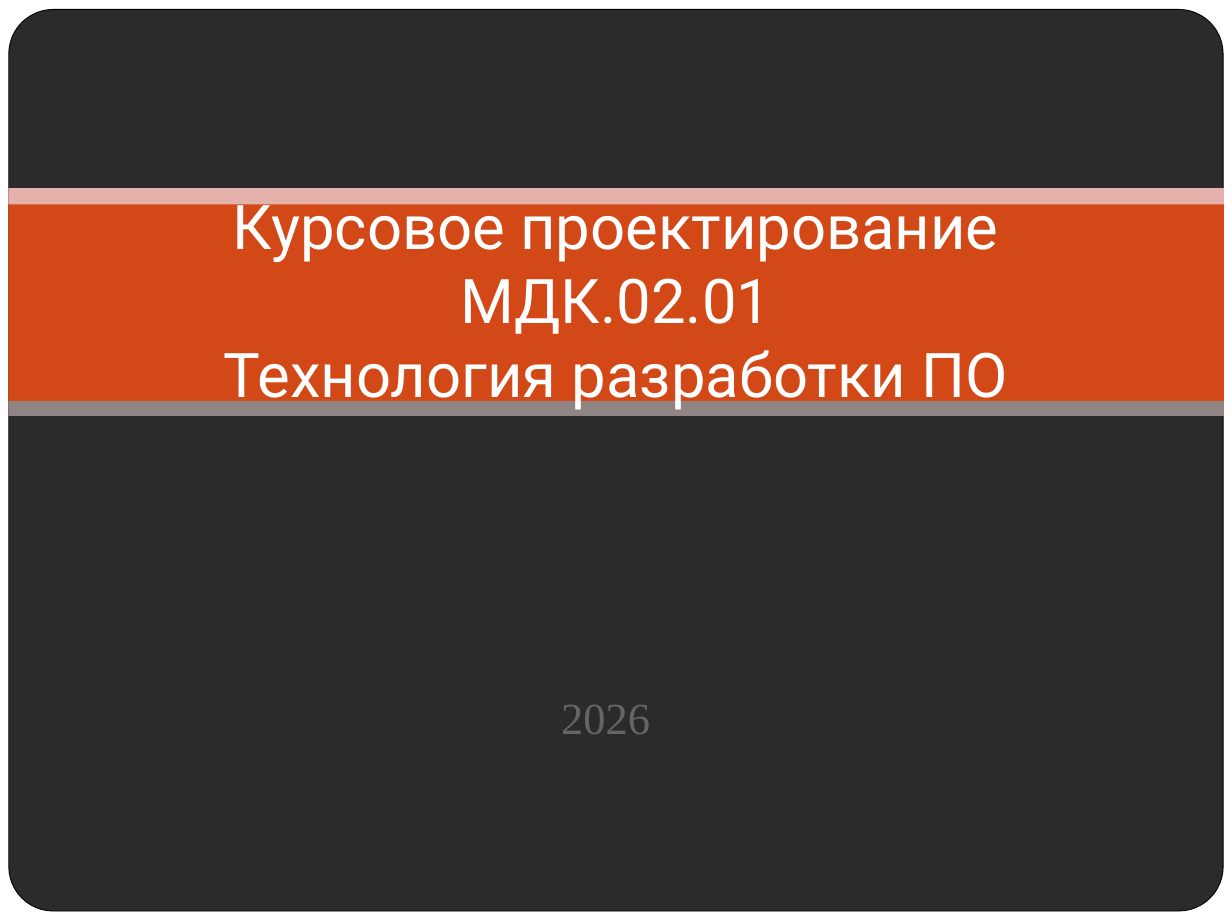
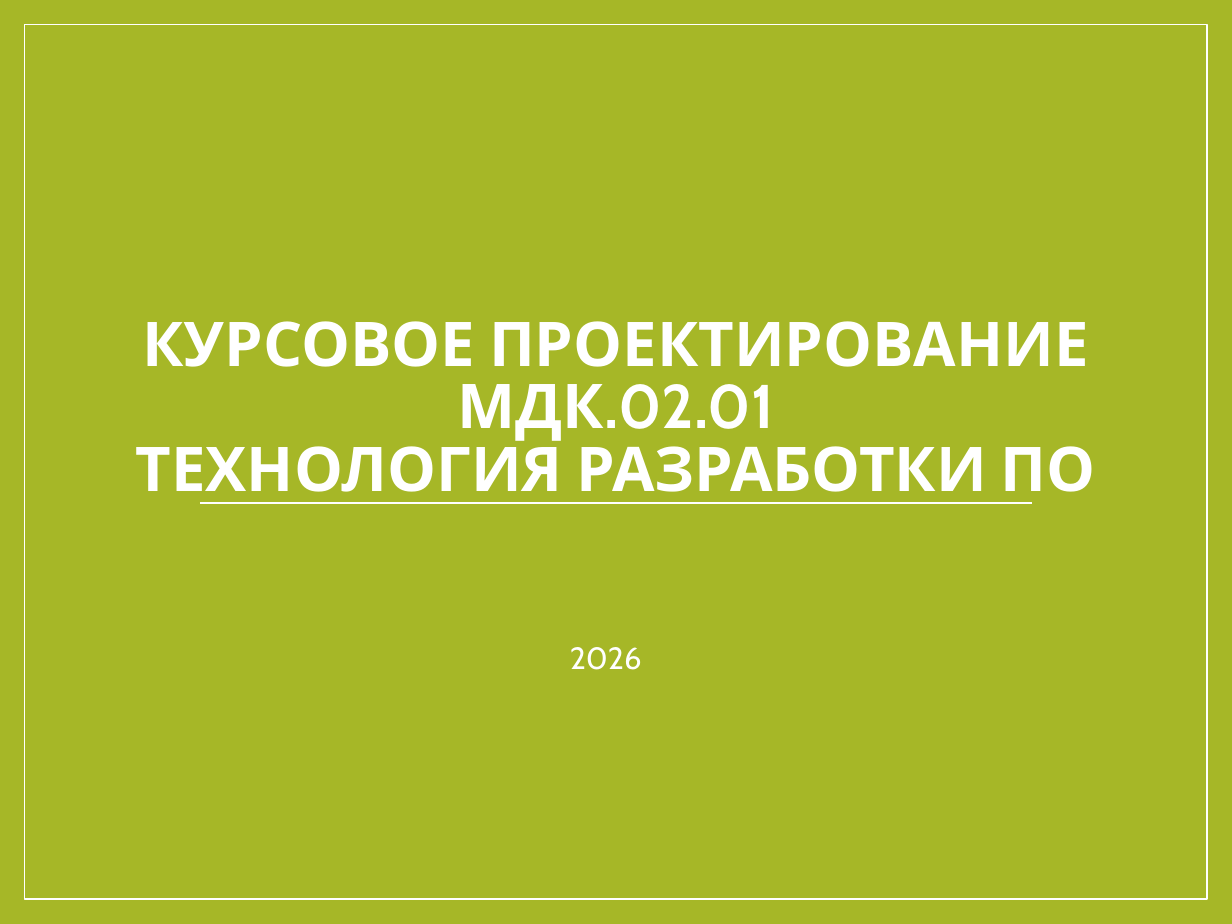
Before and after one commit to KlosHiHi/CursedProj, a slide deck: slide 1 of files/Курсовое проектирование 2026.pptx. Drawn at 1232x924 pixels with LibreOffice and Linux fonts; fonts in the diff are those of the drawing; background and template pictures are left out; a plain dark background stands for a picture behind light text. Boxes give left, top, right and bottom in pixels: in the first picture for what was removed or moved away, otherwise in the second. Text is boxed around its words. In the diff, an @@ line names an element or a change of style, - is before the commit and + after.

```diff
--- a/files/Курсовое проектирование 2026.pptx
+++ b/files/Курсовое проектирование 2026.pptx
@@ background picture (left out) to #A6B727 @@
@@ rounded rectangle removed at box(9, 10, 1223, 912) @@
@@ rectangle: place and size @@
-rectangle at box(0, 0, 1232, 924)
+rectangle at box(25, 25, 1207, 899)
@@ rectangle at box(25, 25, 1207, 899): fill #FFFFFF to #A6B727; outline none to #FFFFFF 1 pt @@
@@ title "КУРСОВОЕ ПРОЕКТИРОВАНИЕ МДК.02.01 ТЕХНОЛОГИЯ РАЗРАБОТКИ ..." at box(136, 321, 1096, 504): vertical alignment middle to bottom @@
@@ rectangle removed at box(9, 195, 1225, 400) @@
@@ rectangle removed at box(9, 188, 1225, 205) @@
@@ title at box(136, 321, 1096, 504): text changed; font Roboto to Cabin; bold on @@
-Курсовое проектирование
-МДК.02.01
-Технология разработки ПО
+КУРСОВОЕ ПРОЕКТИРОВАНИЕ
+МДК.02.01
+ТЕХНОЛОГИЯ РАЗРАБОТКИ ПО
@@ rectangle removed at box(9, 402, 1225, 416) @@
@@ subtitle "2026" at box(570, 647, 642, 670): size 26 to 18 pt, font Times New Roman to Cabin, text colour #696464 to #FFFFFF; line spacing 1 to 0.9; more space between paragraphs @@
@@ line added from (200, 503) to (1031, 503), #FFFFFF 0.79 pt @@
```
Also in this commit, not shown: 21 other slides changed, 5 other files.
